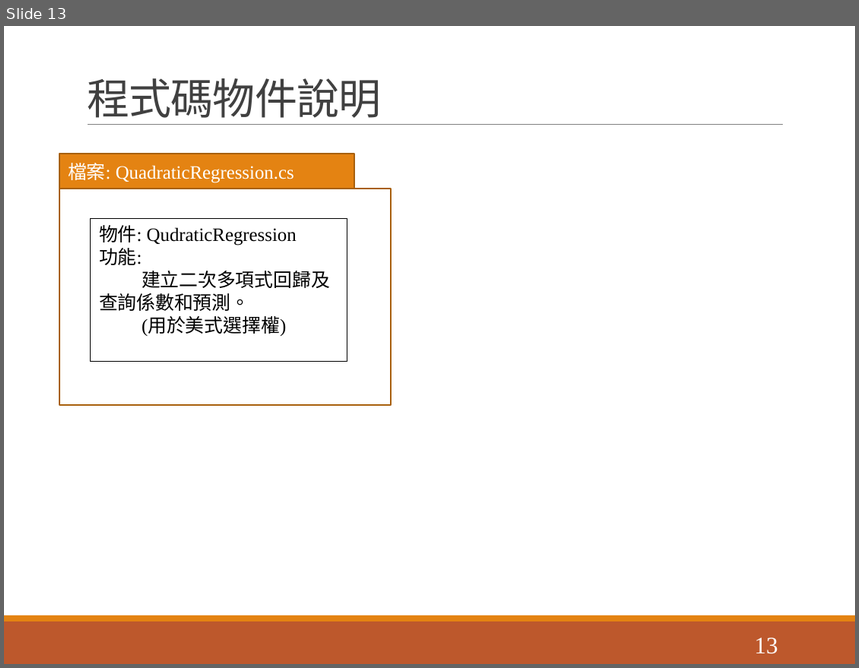
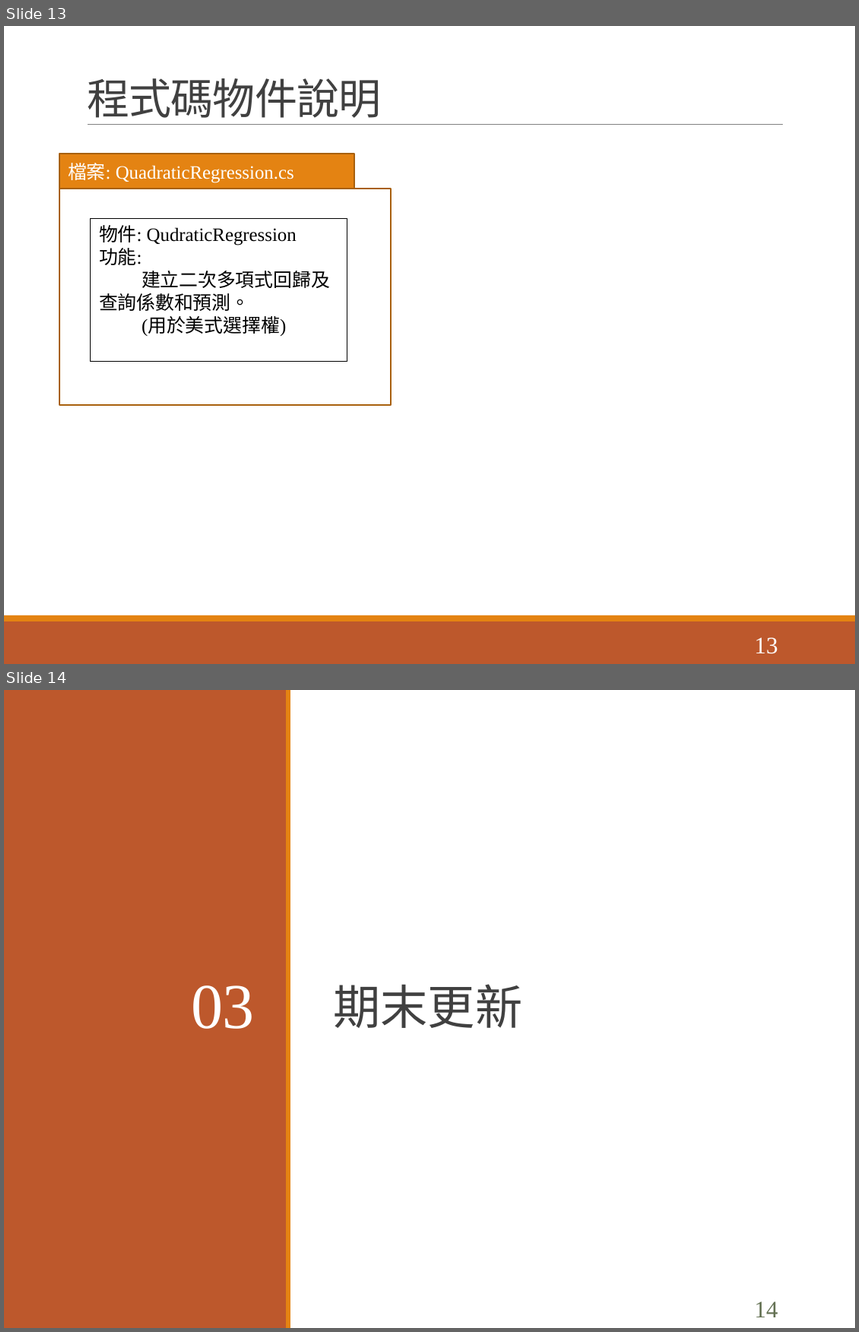
Before and after one commit to jian5753/heston-monter-carlo-multiThread, a slide deck: 期中專案_heston_model的蒙地卡羅模擬.pptx. Shown one above the other, each under a label of ours: slide 13 before the commit, slides 13 and 14 after it. The pictures are 859x668 and 859x1332 pixels, drawn with LibreOffice and Linux fonts; fonts in the diff are those of the drawing. Boxes give left, top, right and bottom in pixels: in the first picture for what was removed or moved away, otherwise in the second. Text is boxed around its words. In the diff, an @@ line names an element or a change of style, - is before the commit and + after.

```diff
--- a/期中專案_heston_model的蒙地卡羅模擬.pptx
+++ b/期中專案_heston_model的蒙地卡羅模擬.pptx
@@ slide 14 added at bbox=[4, 690, 855, 1328], background #FFFFFF @@
@@ rectangle added at bbox=[4, 690, 287, 1328], fill #BD582C @@
@@ rectangle added at bbox=[286, 690, 290, 1328], fill #E48312 @@
@@ title added at bbox=[191, 986, 254, 1029], 54 pt, text #FFFFFF @@
+03
@@ text added at bbox=[334, 984, 523, 1028], 40 pt, text #404040 @@
+  期末更新
@@ page number added at bbox=[755, 1302, 778, 1318], 20 pt, text #637052 @@
+14
```
Also in this commit, not shown: 1 slide changed, 2 other slides added.
